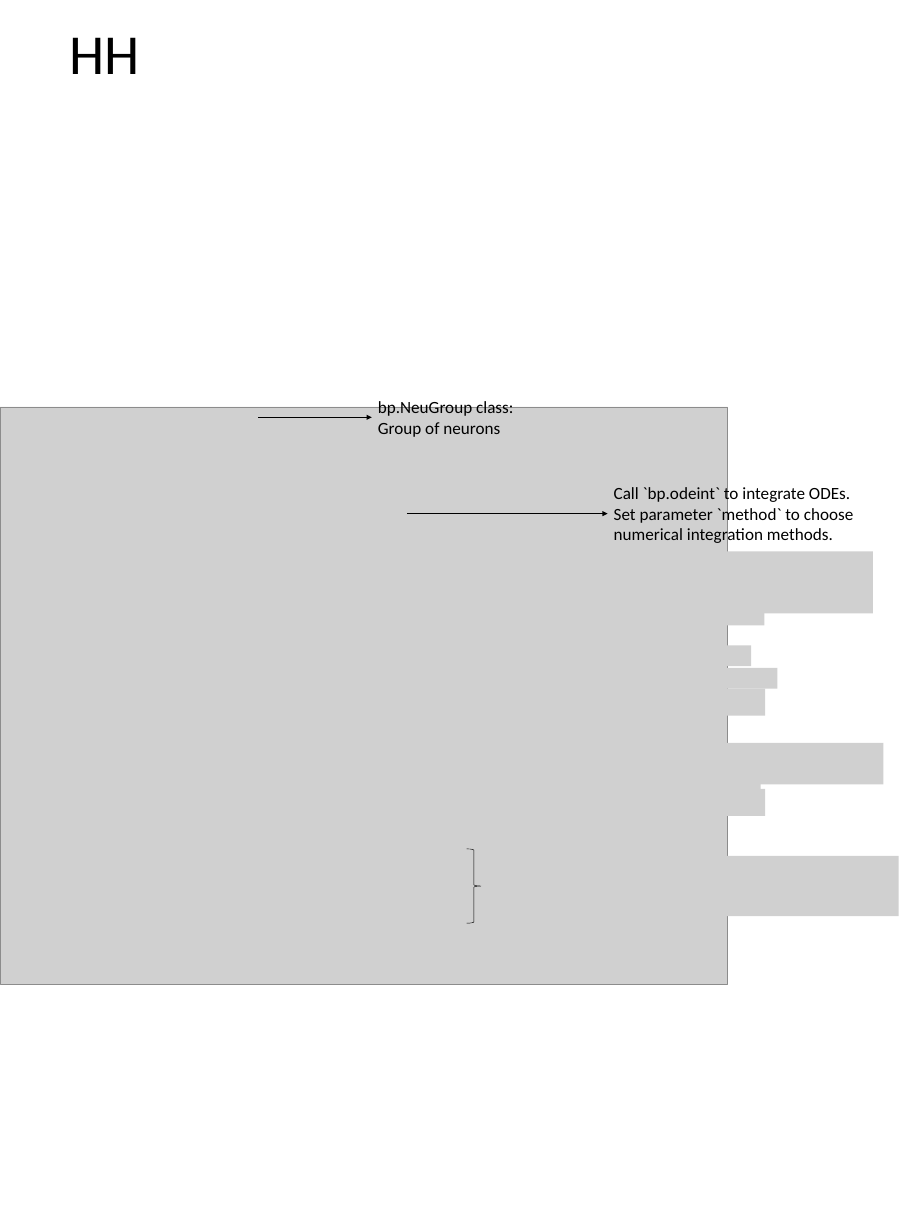
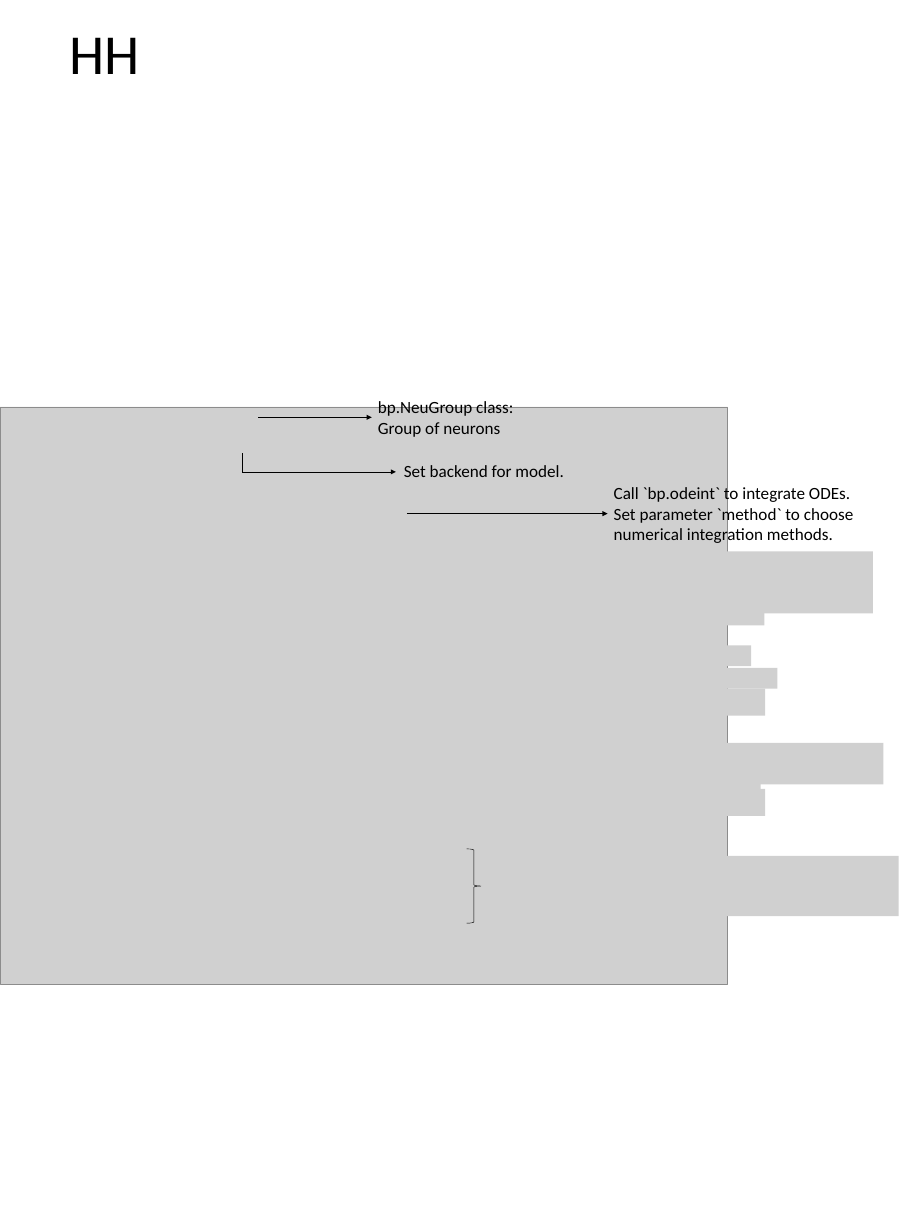
Before and after one commit to quanpeng0/BrainModels, a slide deck: slide 1 of docs/brainpy_handbook/ppt/neus.pptx. Drawn at 924x1232 pixels with LibreOffice and Linux fonts; fonts in the diff are those of the drawing; grey boxes stand for pictures. Boxes give left, top, right and bottom in pixels: in the first picture for what was removed or moved away, otherwise in the second. Text is boxed around its words. In the diff, an @@ line names an element or a change of style, - is before the commit and + after.

```diff
--- a/docs/brainpy_handbook/ppt/neus.pptx
+++ b/docs/brainpy_handbook/ppt/neus.pptx
@@ elbow arrow added from (242, 453) to (396, 472), #000000 0.5 pt @@
@@ text added at [404, 465, 563, 477], 20 pt, text #000000 @@
+Set backend for model.
```
Also in this commit, not shown: 1 other slide changed.
